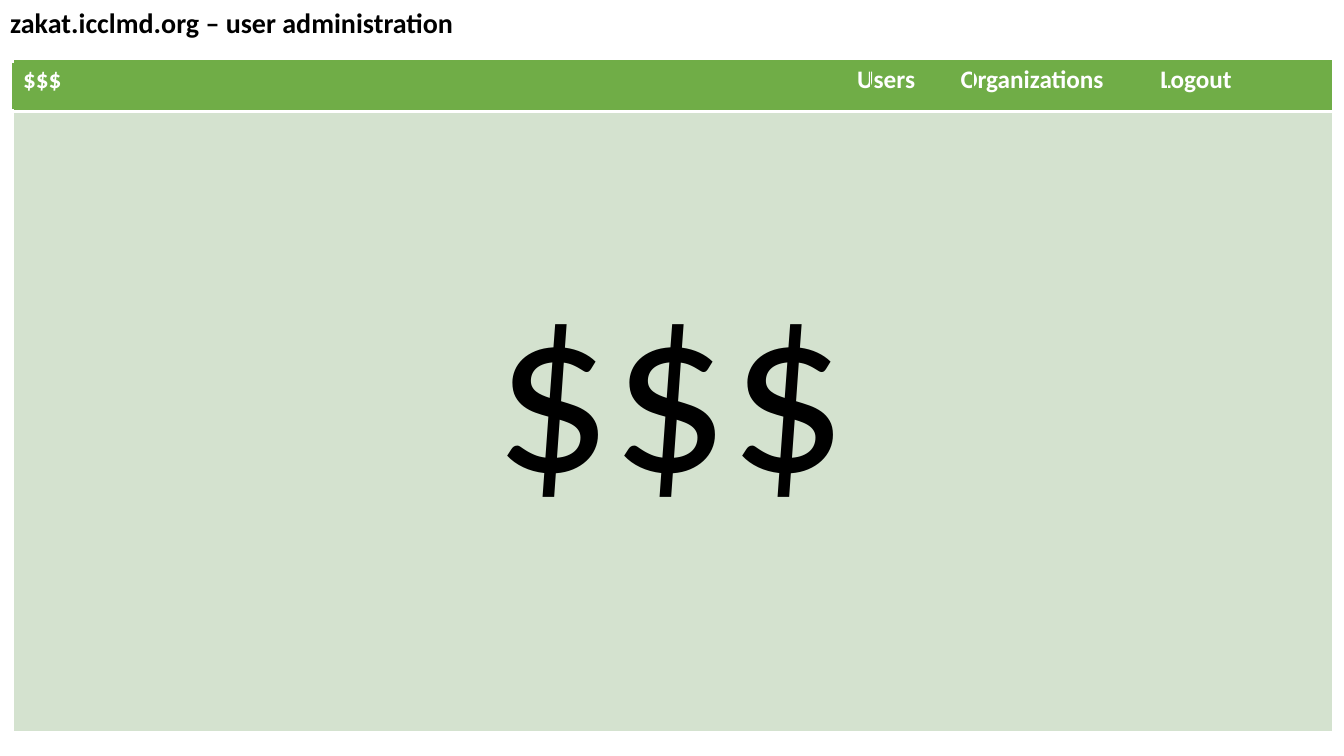
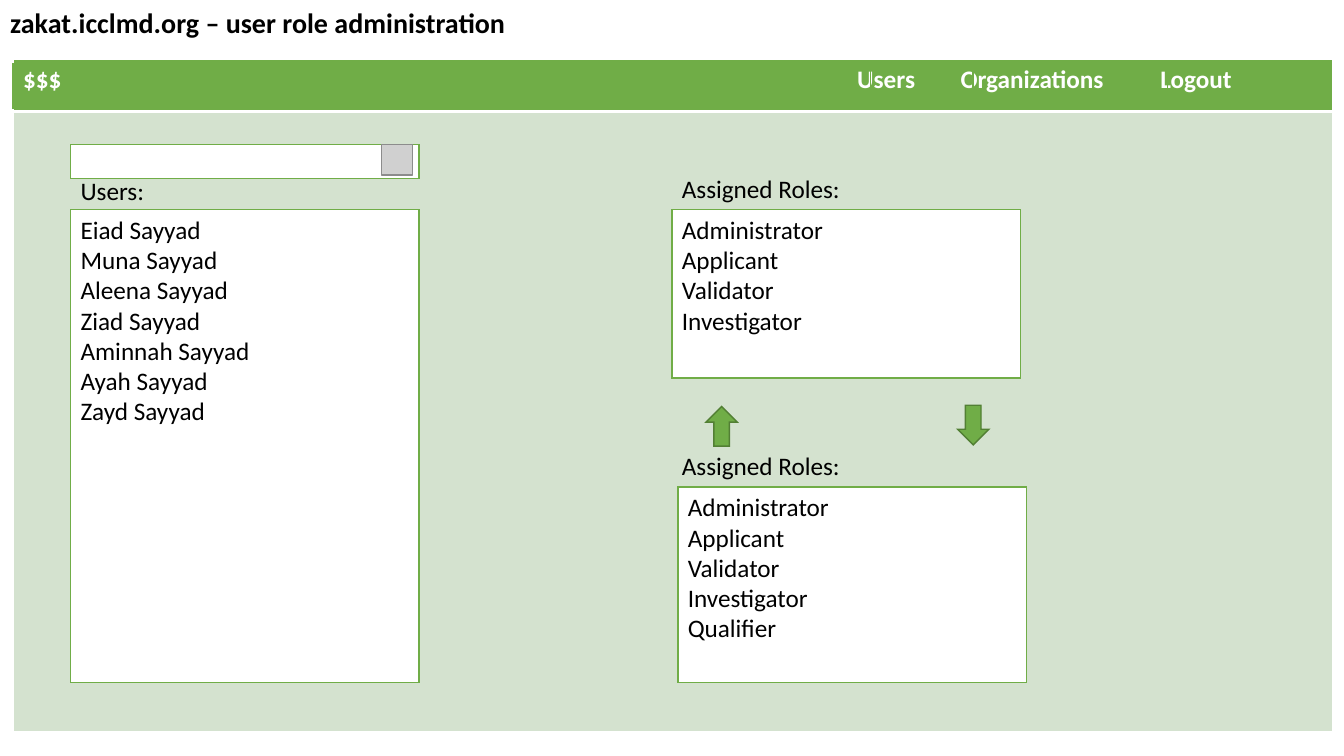
Before and after one commit to KarimAreeb273/Charity-Website, a slide deck: slide 14 of zakat.icclmd.team/zakat.icclmd.org.pptx. Drawn at 1344x756 pixels with LibreOffice and Linux fonts; fonts in the diff are those of the drawing; grey boxes stand for pictures. Boxes give left, top, right and bottom in pixels: in the first picture for what was removed or moved away, otherwise in the second. Text is boxed around its words. In the diff, an @@ line names an element or a change of style, - is before the commit and + after.

```diff
--- a/zakat.icclmd.team/zakat.icclmd.org.pptx
+++ b/zakat.icclmd.team/zakat.icclmd.org.pptx
@@ title at (10,13,505,38): text changed @@
-zakat.icclmd.org – user administration
+zakat.icclmd.org – user role administration
@@ rectangle added at (71,144,419,178), fill #FFFFFF, outline #70AD47 1 pt @@
@@ picture added at (382,144,412,174) @@
@@ text added at (81,184,144,200), 18 pt, text #000000 @@
+Users:
@@ text added at (682,180,839,203), 18 pt, text #000000 @@
+Assigned Roles:
@@ rectangle added at (71,210,419,684), fill #FFFFFF, outline #70AD47 1 pt, 18 pt, text #000000 @@
+Eiad Sayyad
+Muna Sayyad
+Aleena Sayyad
+Ziad Sayyad
+Aminnah Sayyad
+Ayah Sayyad
+Zayd Sayyad
@@ text removed at (485,234,862,525) @@
-$$$
@@ rectangle added at (673,210,1021,378), fill #FFFFFF, outline #70AD47 1 pt, 18 pt, text #000000 @@
+Administrator
+Applicant
+Validator
+Investigator
@@ down arrow added at (706,406,737,446), fill #70AD47, outline #538035 1 pt @@
@@ down arrow added at (958,405,989,445), fill #70AD47, outline #538035 1 pt @@
@@ text added at (682,457,839,480), 18 pt, text #000000 @@
+Assigned Roles:
@@ rectangle added at (678,487,1026,683), fill #FFFFFF, outline #70AD47 1 pt, 18 pt, text #000000 @@
+Administrator
+Applicant
+Validator
+Investigator
+Qualifier
```
Also in this commit, not shown: 1 other slide changed.
